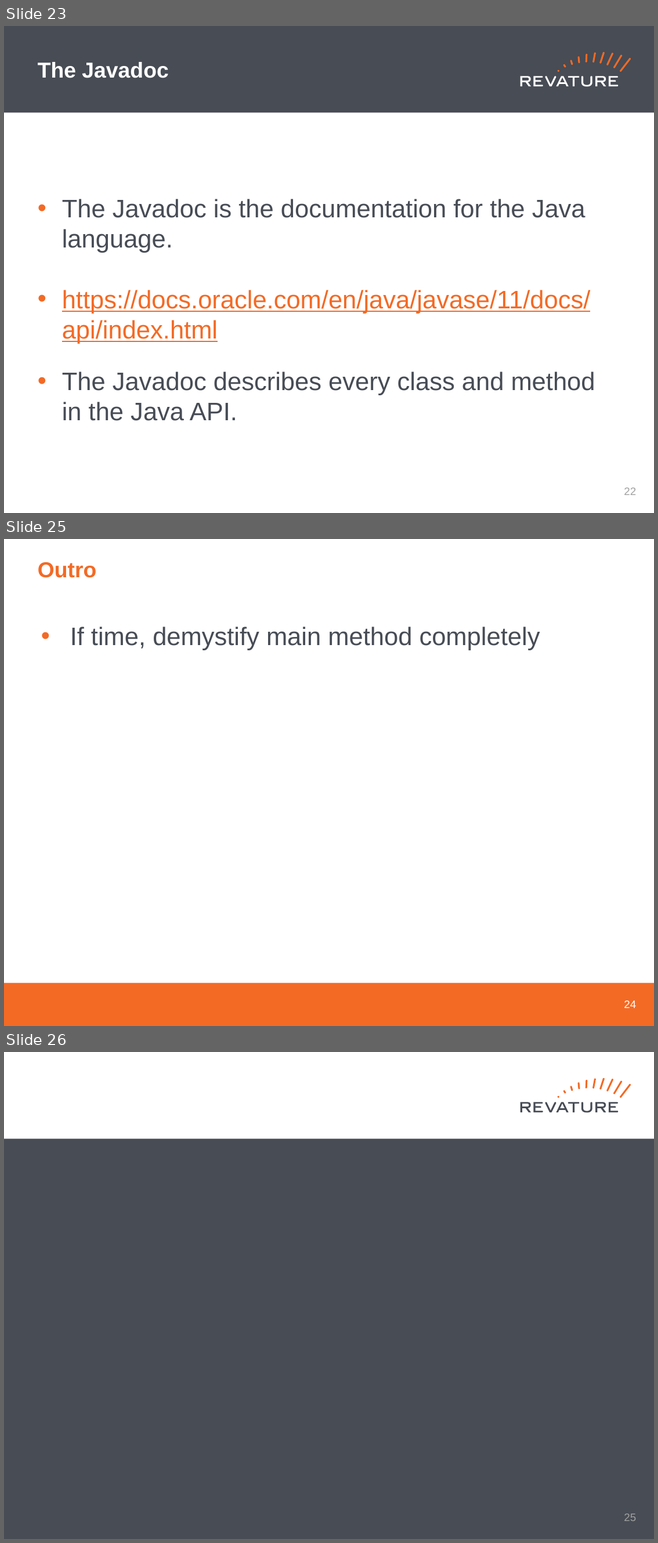
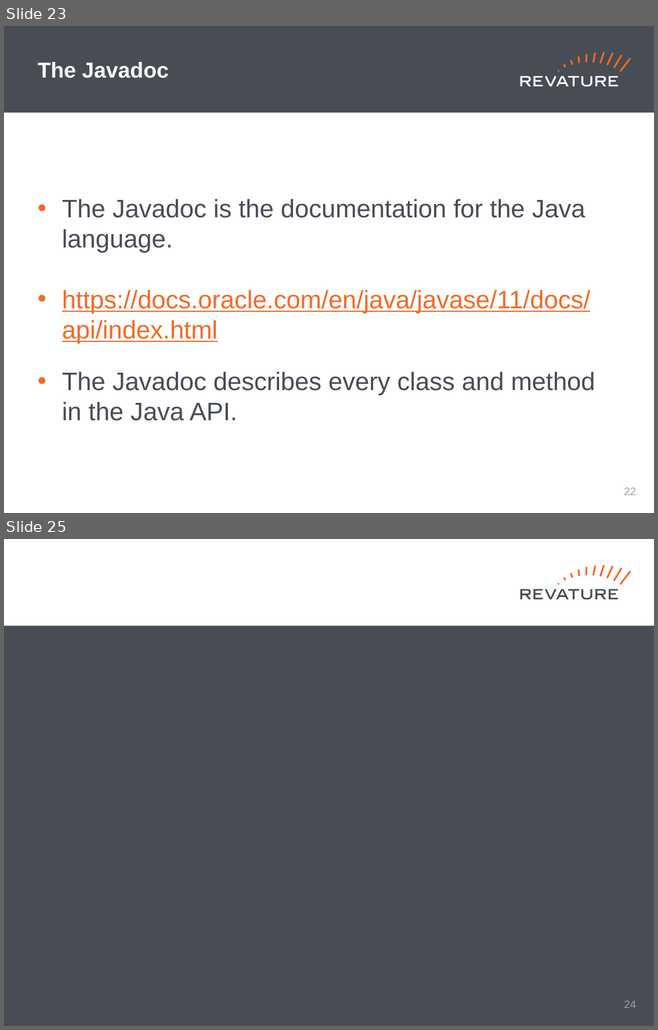
Before and after one commit to jhigherevature/spark-examples, a slide deck: revised-ppts/Day 11 PPT.pptx. Shown one above the other, each under a label of ours: slides 23, 25 and 26 before the commit, slides 23 and 25 after it; the slides between them are not shown. The pictures are 658x1543 and 658x1030 pixels, drawn with LibreOffice and Linux fonts; fonts in the diff are those of the drawing; background and template pictures are left out. Boxes give left, top, right and bottom in pixels: in the first picture for what was removed or moved away, otherwise in the second. Text is boxed around its words. In the diff, an @@ line names an element or a change of style, - is before the commit and + after.

```diff
--- a/revised-ppts/Day 11 PPT.pptx
+++ b/revised-ppts/Day 11 PPT.pptx
@@ slide 25 removed at bbox=[4, 539, 654, 1026], background #FFFFFF @@
@@ title removed at bbox=[38, 562, 97, 578] @@
-Outro
@@ text removed at bbox=[70, 627, 540, 650] @@
-• If time, demystify main method completely
@@ rectangle removed at bbox=[4, 983, 654, 1026] @@
@@ page number removed at bbox=[623, 1001, 636, 1008] @@
-24
@@ what was slide 26 is now slide 25 @@
@@ page number at bbox=[623, 1001, 636, 1008]: text changed @@
-25
+24
```
Also in this commit, not shown: 5 slides changed, 6 other files.
